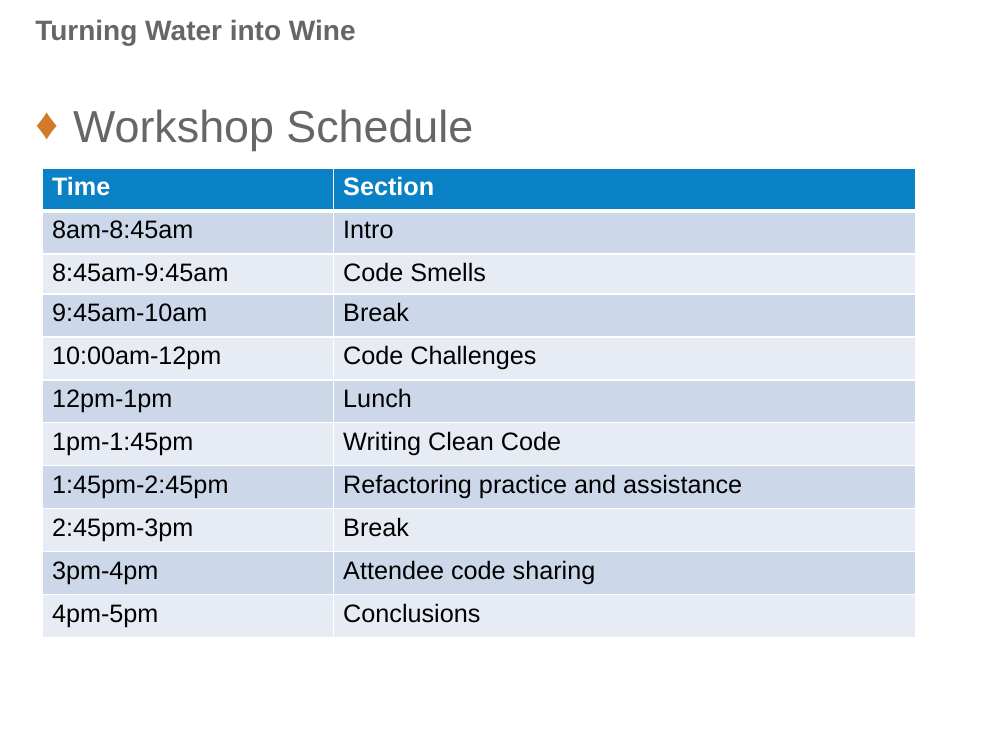
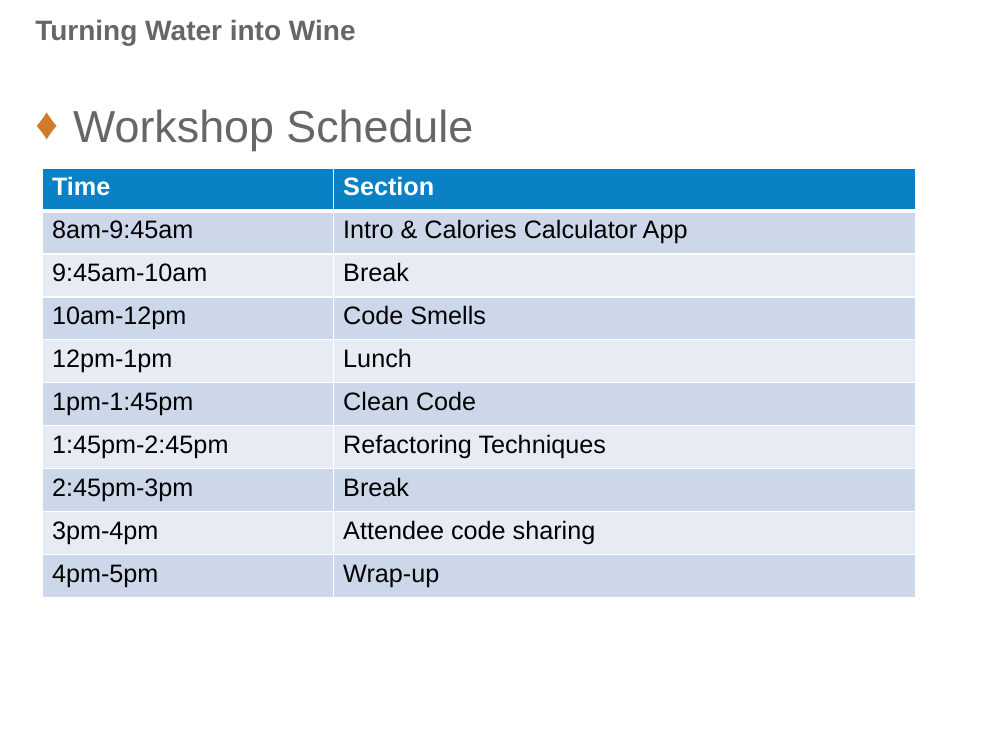
Before and after one commit to PatrickDelancy/RefactoringWorkshop, a slide deck: slide 4 of Refactoring Workshop.pptx. Drawn at 1008x756 pixels with LibreOffice and Linux fonts; fonts in the diff are those of the drawing; background and template pictures are left out. Boxes give left, top, right and bottom in pixels: in the first picture for what was removed or moved away, otherwise in the second. Text is boxed around its words. In the diff, an @@ line names an element or a change of style, - is before the commit and + after.

```diff
--- a/Refactoring Workshop.pptx
+++ b/Refactoring Workshop.pptx
@@ table at (x1=42, y1=168, x2=916, y2=598) @@
-row 2: 8am-8:45am | Intro
-row 3: 8:45am-9:45am | Code Smells
+row 2: 8am-9:45am | Intro & Calories Calculator App
-row 4, column 1: 10:00am-12pm
+row 4, column 1: 10am-12pm
-row 4, column 2: Code Challenges
+row 4, column 2: Code Smells
-row 6, column 2: Writing Clean Code
+row 6, column 2: Clean Code
-row 7, column 2: Refactoring practice and assistance
+row 7, column 2: Refactoring Techniques
-row 10, column 2: Conclusions
+row 10, column 2: Wrap-up
```
Also in this commit, not shown: 1 other file.
